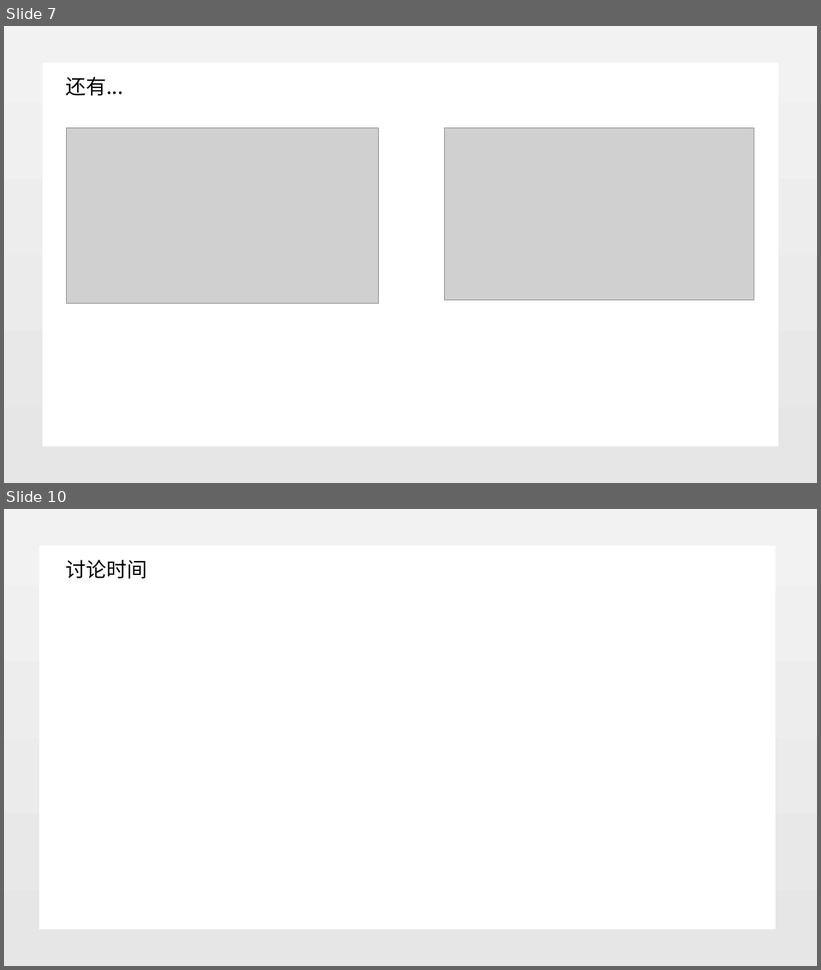
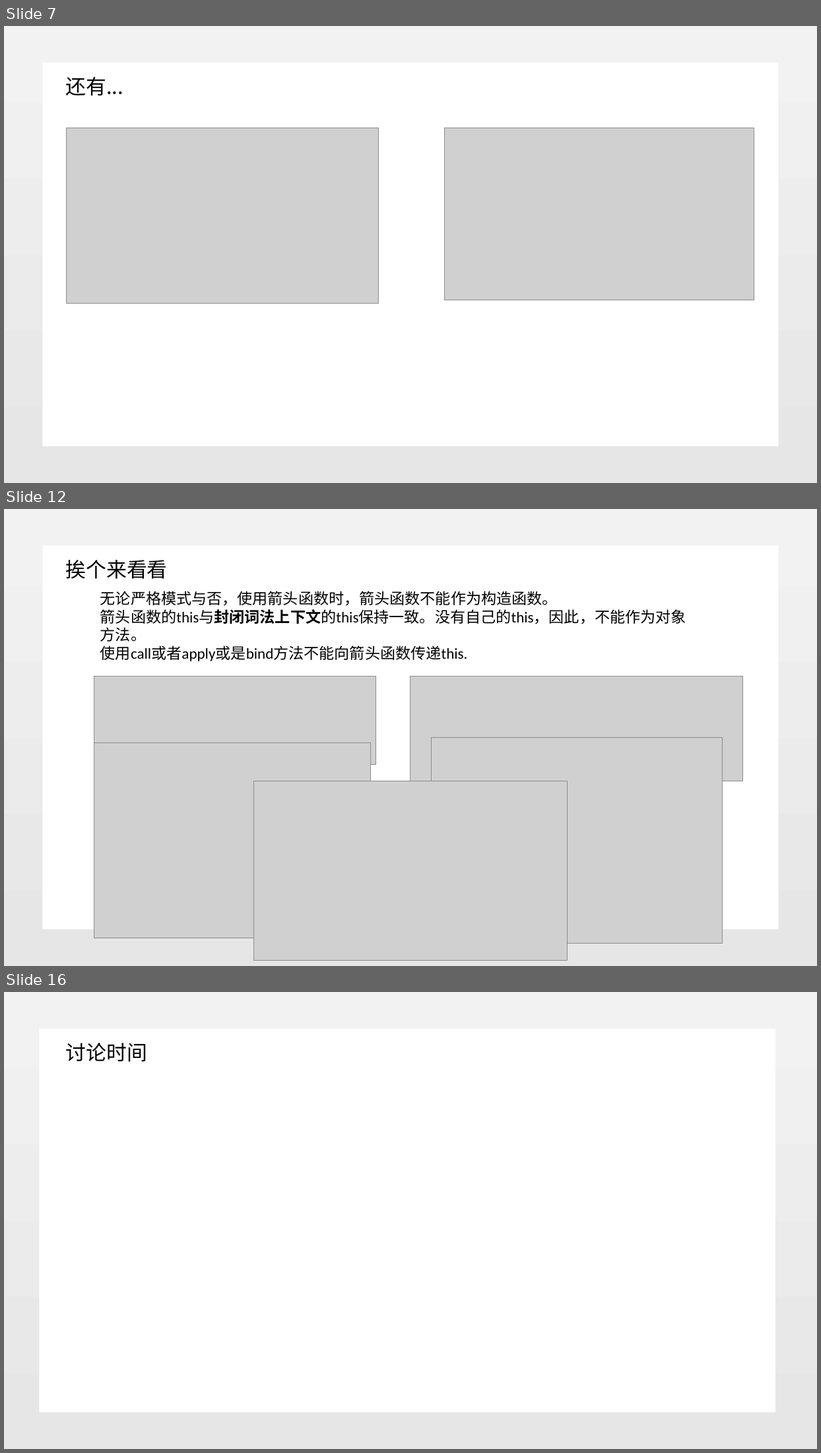
Before and after one commit to jungleguo/ReadNotes, a slide deck: 分享/JavaScript_this.pptx. Shown one above the other, each under a label of ours: slides 7 and 10 before the commit, slides 7, 12 and 16 after it; the slides between them are not shown. The pictures are 821x970 and 821x1453 pixels, drawn with LibreOffice and Linux fonts; fonts in the diff are those of the drawing; grey boxes stand for pictures; background and template pictures are left out. Boxes give left, top, right and bottom in pixels: in the first picture for what was removed or moved away, otherwise in the second. Text is boxed around its words. In the diff, an @@ line names an element or a change of style, - is before the commit and + after.

```diff
--- a/分享/JavaScript_this.pptx
+++ b/分享/JavaScript_this.pptx
@@ slide 12 added at (4,509,817,966), background picture (left out) @@
@@ rectangle added at (42,545,779,930), fill #FFFFFF @@
@@ text added at (66,560,168,579), 24 pt, text #000000 @@
+挨个来看看
@@ text added at (100,591,686,661), 18 pt, text #000000 @@
+无论严格模式与否，使用箭头函数时，箭头函数不能作为构造函数。
+箭头函数的this与封闭词法上下文的this保持一致。没有自己的this，因此，不能作为对象方法。
+使用call或者apply或是bind方法不能向箭头函数传递this.
@@ picture added at (94,677,376,765) @@
@@ picture added at (411,677,743,782) @@
@@ picture added at (94,743,370,939) @@
@@ picture added at (432,738,723,944) @@
@@ picture added at (253,782,568,961) @@
@@ what was slide 10 is now slide 16 @@
```
Also in this commit, not shown: 3 slides changed, 5 other slides added.
